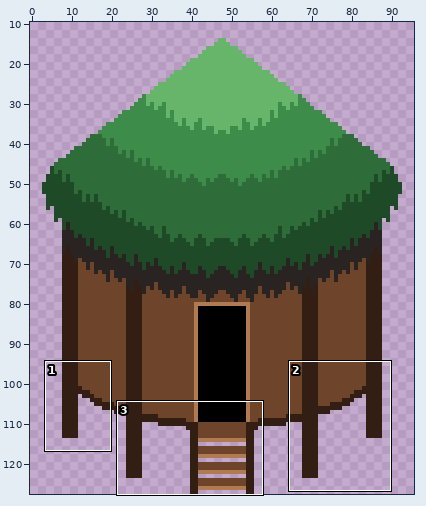
One commit to this sprite sheet: Assets/Art/Environment/Beach/Huts/BeachHut_Outside.png. The first picture is a wide view before the edit; the outline marks the close-up.
Close-up. Before:
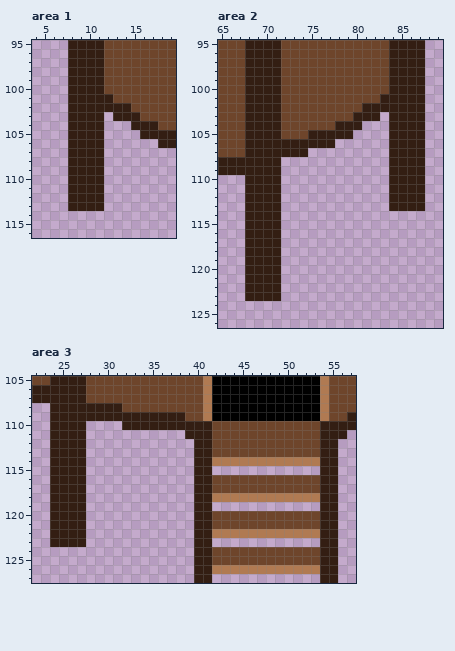
The file is 96x128 pixels. Shown: area 1: x 4..19, y 95..116; area 2: x 65..89, y 95..126; area 3: x 22..57, y 105..127. The wide view leaves out empty margins.
After:
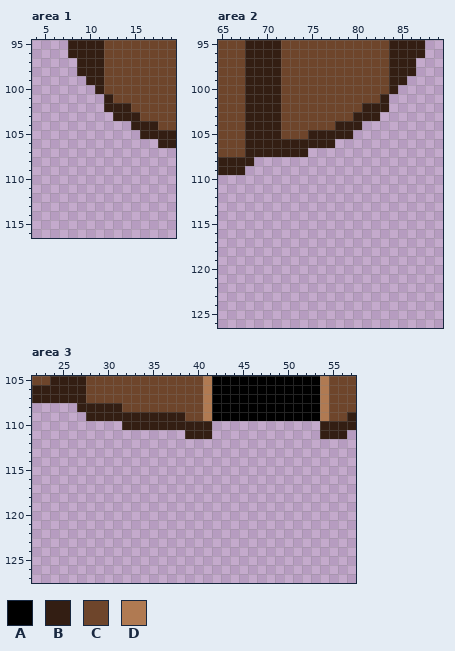
Palette (. is transparent): A #000000  B #331e13  C #6e452b  D #b07a52
Diff:
Changed rows in their new state; - is an unchanged pixel.
Area 1:
first column x 8:
 97 .---
 98 .---
 99 ..--
100 ...-
101 ....
102 ....
103 ....
104 ....
105 ....
106 ....
107 ....
108 ....
109 ....
110 ....
111 ....
112 ....
113 ....
Area 2:
first column x 68:
 97 -------------------.
 98 -------------------.
 99 ------------------..
100 -----------------...
101 ----------------....
102 ----------------....
103 ----------------....
104 ----------------....
105 ----------------....
106 ----------------....
107 ----------------....
108 -...------------....
109 ....------------....
110 ....------------....
111 ....------------....
112 ....------------....
113 ....------------....
114 ....----------------
115 ....----------------
116 ....----------------
117 ....----------------
118 ....----------------
119 ....----------------
120 ....----------------
121 ....----------------
122 ....----------------
123 ....----------------
Area 3:
first column x 24:
108 ...-----------------------------
109 ....----------------------------
110 ....--------------............--
111 ....--------------............--
112 ....------------................
113 ....------------................
114 ....------------................
115 ....------------..------------..
116 ....------------................
117 ....------------................
118 ....------------................
119 ....------------..------------..
120 ....------------................
121 ....------------................
122 ....------------................
123 ....------------..------------..
124 ----------------................
125 ----------------................
126 ----------------................
127 ----------------..------------..
